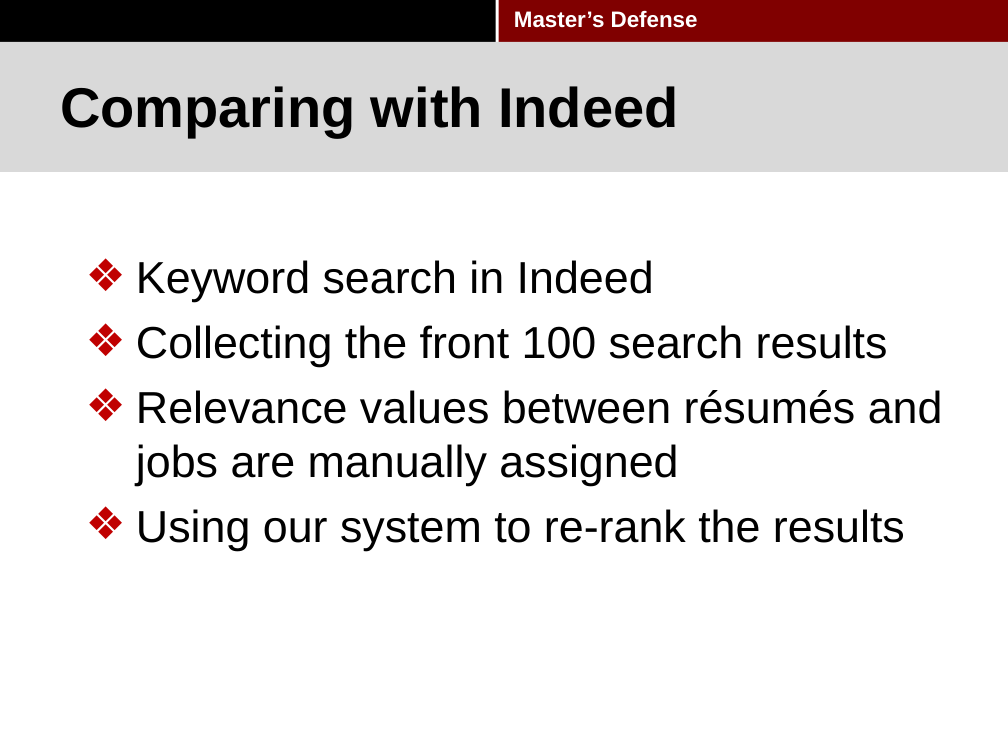
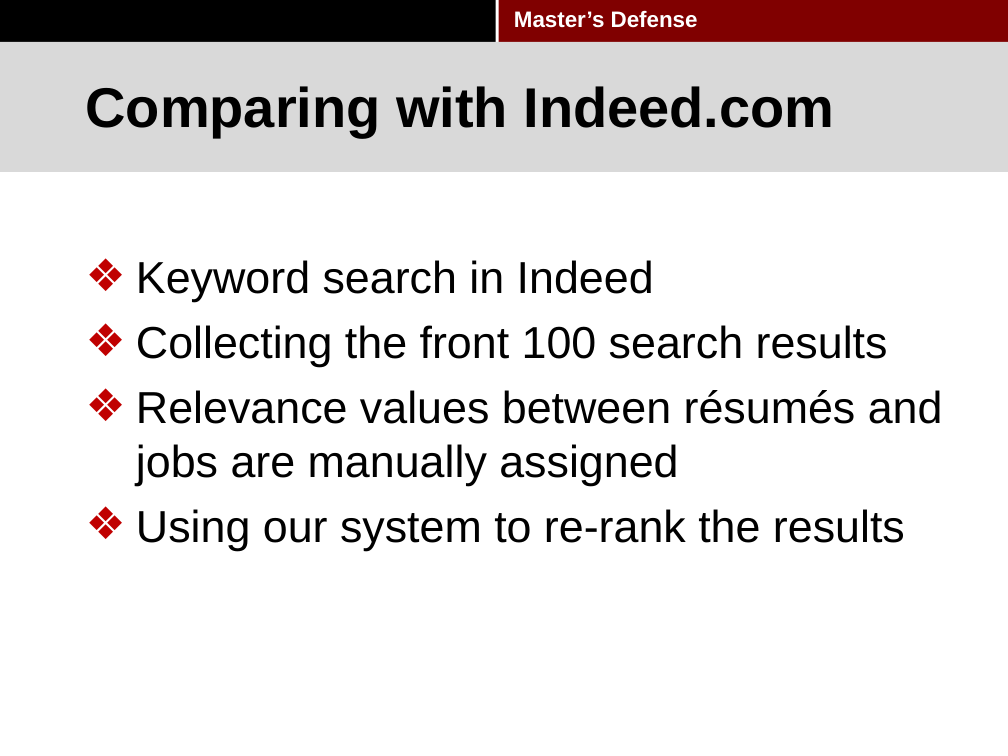
Before and after one commit to pkushiqiang/thesis, a slide deck: slide 71 of media/Master's thesis-2.pptx. Drawn at 1008x756 pixels with LibreOffice and Linux fonts; fonts in the diff are those of the drawing; background and template pictures are left out. Boxes give left, top, right and bottom in pixels: in the first picture for what was removed or moved away, otherwise in the second. Text is boxed around its words. In the diff, an @@ line names an element or a change of style, - is before the commit and + after.

```diff
--- a/media/Master's thesis-2.pptx
+++ b/media/Master's thesis-2.pptx
@@ title at bbox=[86, 86, 835, 137]: text changed @@
-Comparing with Indeed
+Comparing with Indeed.com
```
Also in this commit, not shown: 6 other slides changed.
